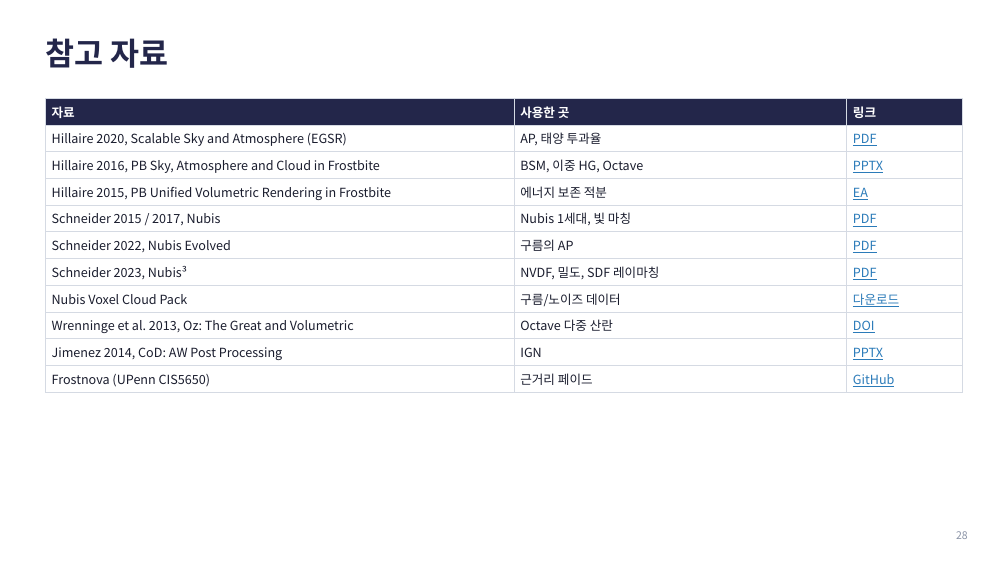
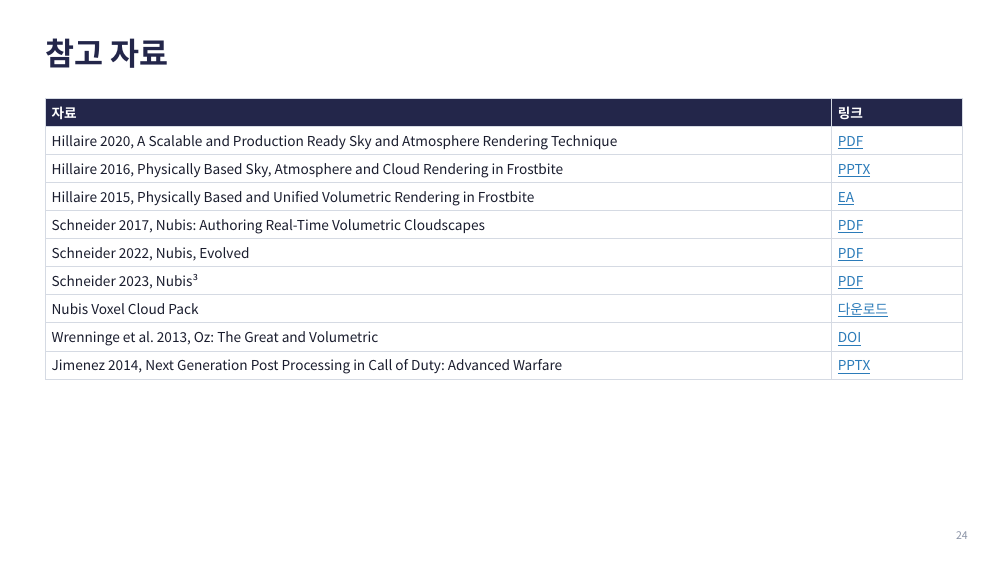
Before and after one commit to jcmeve/DirectX-Graphics-Samples, a slide deck: slide 24 of Interactive Raymarching Cloud_3.pptx (slide 28 before the commit). Drawn at 1008x567 pixels with LibreOffice and Linux fonts; fonts in the diff are those of the drawing. Boxes give left, top, right and bottom in pixels: in the first picture for what was removed or moved away, otherwise in the second. Text is boxed around its words. In the diff, an @@ line names an element or a change of style, - is before the commit and + after.

```diff
--- a/Interactive Raymarching Cloud_3.pptx
+++ b/Interactive Raymarching Cloud_3.pptx
@@ table at [45,98,963,378] @@
-자료 | 사용한 곳 | 링크
-Hillaire 2020, Scalable Sky and Atmosphere (EGSR) | AP, 태양 투과율 | PDF
-Hillaire 2016, PB Sky, Atmosphere and Cloud in Frostbite | BSM, 이중 HG, Octave | PPTX
-Hillaire 2015, PB Unified Volumetric Rendering in Frostbite | 에너지 보존 적분 | EA
-Schneider 2015 / 2017, Nubis | Nubis 1세대, 빛 마칭 | PDF
-Schneider 2022, Nubis Evolved | 구름의 AP | PDF
-Schneider 2023, Nubis³ | NVDF, 밀도, SDF 레이마칭 | PDF
-Nubis Voxel Cloud Pack | 구름/노이즈 데이터 | 다운로드
-Wrenninge et al. 2013, Oz: The Great and Volumetric | Octave 다중 산란 | DOI
-Jimenez 2014, CoD: AW Post Processing | IGN | PPTX
-Frostnova (UPenn CIS5650) | 근거리 페이드 | GitHub
+자료 | 링크
+Hillaire 2020, A Scalable and Production Ready Sky and Atmosphere Rendering Technique | PDF
+Hillaire 2016, Physically Based Sky, Atmosphere and Cloud Rendering in Frostbite | PPTX
+Hillaire 2015, Physically Based and Unified Volumetric Rendering in Frostbite | EA
+Schneider 2017, Nubis: Authoring Real-Time Volumetric Cloudscapes | PDF
+Schneider 2022, Nubis, Evolved | PDF
+Schneider 2023, Nubis³ | PDF
+Nubis Voxel Cloud Pack | 다운로드
+Wrenninge et al. 2013, Oz: The Great and Volumetric | DOI
+Jimenez 2014, Next Generation Post Processing in Call of Duty: Advanced Warfare | PPTX
@@ page number at [956,531,968,539]: text changed @@
-28
+24
```
Also in this commit, not shown: 21 other slides changed, 1 slide added, 5 slides removed.
